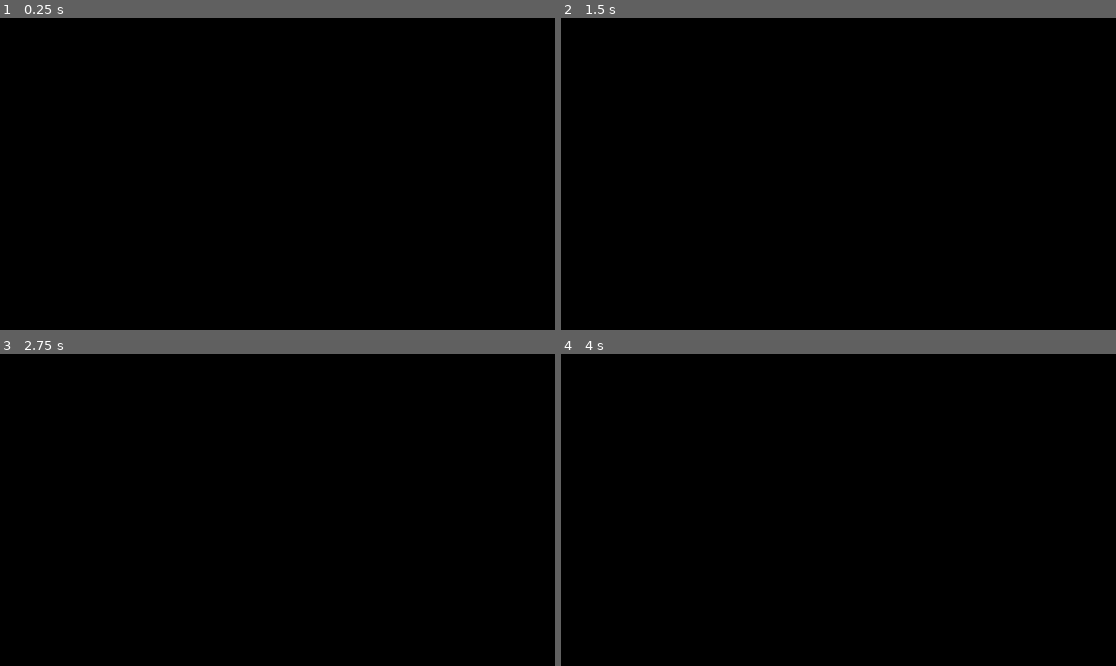
Above: before the commit, frames 1-4 (two rows, left to right).
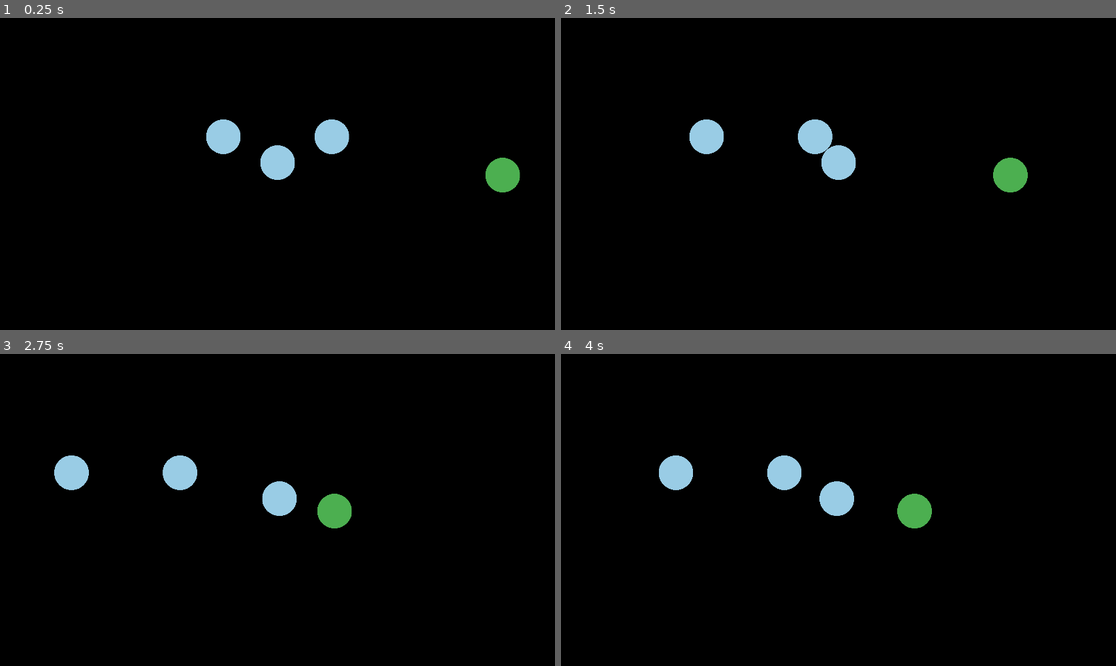
Above: after the commit, the same moments.

Repository: unfrgivn/wilds-of-cloverhollow
Game: Godot game, scene res://game/scenes/areas/cloverhollow/Area_Cloverhollow_Town.tscn
Two runs of this game, one before a commit and one after it. Both use one fixed random seed, a clock stepped at 60 frames per second and the inputs below. This scene is started directly instead of the project's main scene.
Inputs (mouse positions are in pixels of both pictures, inside the frame that each line leads up to):
- Up to frame 1 (0.25 s): no input
- Up to frame 2 (1.5 s): move the mouse to (960, 158) at 0.52 s; hold D (move_right) 0.53-1.25 s; hold E (interact) 0.53-1.25 s; click (960, 158) at 0.67 s; drag from (727, 189) to (810, 236) at 1.27 s
- Up to frame 3 (2.75 s): move the mouse to (333, 441) at 2.02 s; hold D (move_right) from 2.03 s (still down); hold E (interact) from 2.03 s (still down)
- Up to frame 4 (4 s): release D (move_right) at 2.75 s; release E (interact) at 2.75 s; drag from (810, 572) to (672, 463) at 2.77 s; move the mouse to (1005, 556) at 3.52 s; hold A (move_left) from 3.53 s (still down); hold E (interact) from 3.53 s (still down)

The runs differ from the first frame. In frame 1, 2.2% of the frame differs, in the area x 37-94%, y 32-56%; in frame 2, 2.2%, in the area x 23-85%, y 32-56%; in frame 3, 2.2%; in frame 4, 2.2%.

Commit message:
Milestone 18: Cloverhollow sprites + battle background

Diff:
--- /dev/null
+++ b/art/recipes/battle_backgrounds/cloverhollow/town_square.json
@@ -0,0 +1,10 @@
+{
+  "id": "town_square",
+  "type": "battle_background",
+  "biome": "cloverhollow",
+  "colors": {
+    "sky": "sky_day",
+    "ground": "grass_base",
+    "features": "stone_light"
+  }
+}
--- /dev/null
+++ b/art/recipes/characters/fae.json
@@ -0,0 +1,8 @@
+{
+  "id": "fae",
+  "type": "character",
+  "category": "character",
+  "parts": [
+    { "type": "sphere", "radius": 0.5, "pos": [0, 0.5, 0], "scale": [0.8, 1.6, 0.8], "color": "hero_blue" }
+  ]
+}
--- /dev/null
+++ b/art/recipes/characters/npc_citizen.json
@@ -0,0 +1,8 @@
+{
+  "id": "npc_citizen",
+  "type": "character",
+  "category": "character",
+  "parts": [
+    { "type": "sphere", "radius": 0.5, "pos": [0, 0.5, 0], "scale": [0.9, 1.5, 0.9], "color": "wood_light" }
+  ]
+}
--- a/game/data/encounters/test_encounter.tres
+++ b/game/data/encounters/test_encounter.tres
@@ -8,4 +8,4 @@
 enemy_ids = ["slime_a", "slime_b"]
 battle_scene = "res://game/scenes/battle/BattleScene.tscn"
 biome_id = "cloverhollow"
-battle_background_id = "meadow_stub"
+battle_background_id = "town_square"
--- a/game/scenes/exploration/EnemyActor.tscn
+++ b/game/scenes/exploration/EnemyActor.tscn
@@ -1,24 +1,16 @@
-[gd_scene load_steps=5 format=3]
+[gd_scene load_steps=2 format=3]
 
 [ext_resource type="Script" path="res://game/scripts/exploration/enemy_actor.gd" id="1"]
 
 [sub_resource type="SphereShape3D" id="SphereShape3D_1"]
 radius = 0.6
 
-[sub_resource type="StandardMaterial3D" id="StandardMaterial3D_1"]
-albedo_color = Color(0.85, 0.2, 0.2, 1)
-roughness = 0.6
-
-[sub_resource type="SphereMesh" id="SphereMesh_1"]
-radius = 0.4
-
 [node name="EnemyActor" type="Node3D"]
 script = ExtResource("1")
 
-[node name="Visual" type="MeshInstance3D" parent="."]
-mesh = SubResource("SphereMesh_1")
-material_override = SubResource("StandardMaterial3D_1")
-position = Vector3(0, 0.4, 0)
+[node name="AnimatedSprite3D" type="AnimatedSprite3D" parent="."]
+position = Vector3(0, 0.6, 0)
+billboard = 1
 
 [node name="TriggerArea" type="Area3D" parent="."]
 monitoring = true
--- a/game/scenes/exploration/Player.tscn
+++ b/game/scenes/exploration/Player.tscn
@@ -24,11 +24,6 @@
 [node name="CollisionShape3D" type="CollisionShape3D" parent="."]
 shape = SubResource("CapsuleShape3D_1")
 
-[node name="DebugMesh" type="MeshInstance3D" parent="."]
-mesh = SubResource("CapsuleMesh_1")
-material_override = SubResource("StandardMaterial3D_1")
-position = Vector3(0, 0.6, 0)
-
 [node name="AnimatedSprite3D" type="AnimatedSprite3D" parent="."]
 position = Vector3(0, 0.6, 0)
 billboard = 1
--- a/game/scenes/props/QuestNPC.tscn
+++ b/game/scenes/props/QuestNPC.tscn
@@ -1,14 +1,6 @@
-[gd_scene load_steps=5 format=3]
+[gd_scene load_steps=2 format=3]
 
 [ext_resource type="Script" path="res://game/scripts/interactions/quest_npc_interactable.gd" id="1"]
-
-[sub_resource type="CapsuleMesh" id="CapsuleMesh_1"]
-radius = 0.4
-height = 1.7
-
-[sub_resource type="StandardMaterial3D" id="StandardMaterial3D_1"]
-albedo_color = Color(0.2, 0.4, 0.8, 1)
-roughness = 0.5
 
 [sub_resource type="CylinderShape3D" id="CylinderShape3D_1"]
 height = 1.7
@@ -26,10 +18,9 @@
 start_item_quantity = 1
 prompt_text = "Talk"
 
-[node name="Visual" type="MeshInstance3D" parent="."]
-transform = Transform3D(1, 0, 0, 0, 1, 0, 0, 0, 1, 0, 0.85, 0)
-mesh = SubResource("CapsuleMesh_1")
-material_override = SubResource("StandardMaterial3D_1")
+[node name="AnimatedSprite3D" type="AnimatedSprite3D" parent="."]
+position = Vector3(0, 0.6, 0)
+billboard = 1
 
 [node name="InteractArea" type="Area3D" parent="."]
 collision_layer = 2
--- a/game/scripts/exploration/enemy_actor.gd
+++ b/game/scripts/exploration/enemy_actor.gd
@@ -7,18 +7,35 @@
 @export var return_scene := ""
 @export var trigger_enabled := true
 
+const SPRITE_DIR := "res://game/assets/sprites/enemies/enemy_slime"
+const SPRITE_ID := "enemy_slime"
+const SPRITE_LOADER := preload("res://game/scripts/exploration/sprite_frames_loader.gd")
+
 var _origin := Vector3.ZERO
 var _direction := 1.0
 
+@onready var animated_sprite: AnimatedSprite3D = $AnimatedSprite3D
 @onready var _encounter_manager = get_node_or_null("/root/EncounterManager")
 
 
 func _ready() -> void:
 	_origin = global_position
+	_load_sprite_frames()
 	if return_scene.is_empty():
 		var current_scene = get_tree().current_scene
 		if current_scene != null:
 			return_scene = current_scene.scene_file_path
+
+
+func _load_sprite_frames() -> void:
+	if animated_sprite == null:
+		return
+	var frames = SPRITE_LOADER.build_frames(SPRITE_DIR, SPRITE_ID)
+	if frames == null:
+		return
+	animated_sprite.sprite_frames = frames
+	if frames.has_animation("idle_s"):
+		animated_sprite.play("idle_s")
 
 
 func _physics_process(delta: float) -> void:
--- a/game/scripts/exploration/player.gd
+++ b/game/scripts/exploration/player.gd
@@ -1,6 +1,10 @@
 extends CharacterBody3D
 
 @export var move_speed := 4.0
+
+const SPRITE_DIR := "res://game/assets/sprites/characters/fae"
+const SPRITE_ID := "fae"
+const SPRITE_LOADER := preload("res://game/scripts/exploration/sprite_frames_loader.gd")
 
 enum Facing { E, SE, S, SW, W, NW, N, NE }
 
@@ -37,10 +41,21 @@
 
 func _ready() -> void:
 	motion_mode = CharacterBody3D.MOTION_MODE_FLOATING
+	_load_sprite_frames()
 	_update_animation(false)
 
 
+func _load_sprite_frames() -> void:
+	if animated_sprite == null:
+		return
+	var frames = SPRITE_LOADER.build_frames(SPRITE_DIR, SPRITE_ID)
+	if frames == null:
+		return
+	animated_sprite.sprite_frames = frames
+
+
 func _physics_process(_delta: float) -> void:
+
 	var input_vector = _get_input_vector()
 	var move_direction = Vector3(input_vector.x, 0.0, input_vector.y)
 
--- /dev/null
+++ b/game/scripts/exploration/sprite_frames_loader.gd
@@ -0,0 +1,60 @@
+class_name SpriteFramesLoader
+extends RefCounted
+
+const DIRECTIONS := ["N", "NE", "E", "SE", "S", "SW", "W", "NW"]
+const ANIMATIONS := ["idle", "walk"]
+
+
+static func build_frames(base_dir: String, sprite_id: String, frame_rate: float = 8.0) -> SpriteFrames:
+	if base_dir.is_empty() or sprite_id.is_empty():
+		return null
+
+	var frames := SpriteFrames.new()
+	var total_frames := 0
+
+	for anim in ANIMATIONS:
+		for direction in DIRECTIONS:
+			var prefix = "%s_%s_%s" % [sprite_id, anim, direction]
+			var files = _collect_files(base_dir, prefix)
+			if files.is_empty():
+				continue
+			var anim_name = "%s_%s" % [anim, direction.to_lower()]
+			if not frames.has_animation(anim_name):
+				frames.add_animation(anim_name)
+				frames.set_animation_speed(anim_name, frame_rate)
+				frames.set_animation_loop(anim_name, true)
+			for file_name in files:
+				var texture_path = "%s/%s" % [base_dir, file_name]
+				var texture = _load_texture(texture_path)
+				if texture != null:
+					frames.add_frame(anim_name, texture)
+					total_frames += 1
+
+	if total_frames == 0:
+		return null
+	return frames
+
+
+static func _load_texture(texture_path: String) -> Texture2D:
+	var image := Image.new()
+	var result = image.load(texture_path)
+	if result != OK:
+		return null
+	return ImageTexture.create_from_image(image)
+
+
+static func _collect_files(base_dir: String, prefix: String) -> Array[String]:
+	var dir = DirAccess.open(base_dir)
+	if dir == null:
+		return []
+
+	var files: Array[String] = []
+	dir.list_dir_begin()
+	var file_name = dir.get_next()
+	while file_name != "":
+		if not dir.current_is_dir() and file_name.ends_with(".png") and file_name.begins_with(prefix):
+			files.append(file_name)
+		file_name = dir.get_next()
+	dir.list_dir_end()
+	files.sort()
+	return files
--- a/game/scripts/interactions/quest_npc_interactable.gd
+++ b/game/scripts/interactions/quest_npc_interactable.gd
@@ -1,5 +1,9 @@
 class_name QuestNPCInteractable
 extends Interactable
+
+const SPRITE_DIR := "res://game/assets/sprites/characters/npc_citizen"
+const SPRITE_ID := "npc_citizen"
+const SPRITE_LOADER := preload("res://game/scripts/exploration/sprite_frames_loader.gd")
 
 @export var quest_id: String = ""
 @export var speaker_name: String = "Villager"
@@ -13,9 +17,26 @@
 @export var start_item_id: String = ""
 @export var start_item_quantity: int = 1
 
+@onready var animated_sprite: AnimatedSprite3D = $AnimatedSprite3D
 @onready var _dialogue_manager = get_node("/root/DialogueManager")
 @onready var _quest_log = get_node_or_null("/root/QuestLog")
 @onready var _game_state = get_node("/root/GameState")
+
+
+func _ready() -> void:
+	super._ready()
+	_load_sprite_frames()
+
+
+func _load_sprite_frames() -> void:
+	if animated_sprite == null:
+		return
+	var frames = SPRITE_LOADER.build_frames(SPRITE_DIR, SPRITE_ID)
+	if frames == null:
+		return
+	animated_sprite.sprite_frames = frames
+	if frames.has_animation("idle_s"):
+		animated_sprite.play("idle_s")
 
 
 func interact(_interactor: Node) -> void:
--- /dev/null
+++ b/game/tests/unit/test_sprite_frames_loader.gd
@@ -0,0 +1,12 @@
+extends "res://addons/gut/test.gd"
+
+var loader_script = preload("res://game/scripts/exploration/sprite_frames_loader.gd")
+
+
+func test_loads_fae_sprite_frames() -> void:
+	var frames = loader_script.build_frames("res://game/assets/sprites/characters/fae", "fae")
+	assert_true(frames != null)
+	assert_true(frames.has_animation("idle_s"))
+	assert_true(frames.has_animation("walk_s"))
+	assert_true(frames.get_frame_count("idle_s") > 0)
+	assert_true(frames.get_frame_count("walk_s") > 0)
--- a/tests/scenarios/town_smoke.json
+++ b/tests/scenarios/town_smoke.json
@@ -26,6 +26,7 @@
     {"type": "wait_frames", "frames": 60},
     {"type": "capture_checkpoint", "label": "after_house_return"},
     {"type": "move_to", "x": 8.0, "z": 0.0, "tolerance": 0.4, "timeout_frames": 900},
-    {"type": "wait_frames", "frames": 60}
+    {"type": "wait_frames", "frames": 60},
+    {"type": "capture_checkpoint", "label": "battle_start"}
   ]
 }
--- /dev/null
+++ b/tools/godot/generate_battle_background.gd
@@ -0,0 +1,72 @@
+extends SceneTree
+
+const OUTPUT_SIZE := Vector2i(1920, 1080)
+
+func _init() -> void:
+	var args = OS.get_cmdline_user_args()
+	var recipe_path := ""
+	for i in range(args.size()):
+		if args[i] == "--recipe" and i + 1 < args.size():
+			recipe_path = args[i + 1]
+	if recipe_path.is_empty():
+		print("Error: --recipe argument required")
+		quit(1)
+		return
+	generate_background(recipe_path)
+	quit(0)
+
+func generate_background(recipe_path: String) -> void:
+	var file = FileAccess.open(recipe_path, FileAccess.READ)
+	if not file:
+		print("Error: Could not open recipe file: " + recipe_path)
+		quit(1)
+		return
+
+	var json = JSON.new()
+	var error = json.parse(file.get_as_text())
+	if error != OK:
+		print("Error: JSON Parse Error")
+		quit(1)
+		return
+
+	var data = json.data
+	var bg_id = data.get("id", "unknown")
+	var biome = data.get("biome", "cloverhollow")
+	var palette = load_palette("res://art/palettes/" + biome + ".palette.json")
+
+	var runtime_dir = "res://game/assets/battle_backgrounds/" + biome + "/" + bg_id
+	DirAccess.make_dir_recursive_absolute(ProjectSettings.globalize_path(runtime_dir))
+
+	var img = make_background(data, palette)
+	var filename = "bg.png"
+	img.save_png(runtime_dir + "/" + filename)
+	print("Saved " + filename)
+
+func make_background(data: Dictionary, palette: Dictionary) -> Image:
+	var img = Image.create(OUTPUT_SIZE.x, OUTPUT_SIZE.y, false, Image.FORMAT_RGBA8)
+
+	var colors = data.get("colors", {})
+	var sky_color = resolve_color(colors.get("sky", ""), palette, Color(0.4, 0.6, 0.9))
+	var ground_color = resolve_color(colors.get("ground", ""), palette, Color(0.3, 0.8, 0.3))
+
+	img.fill(sky_color)
+
+	var horizon_y = int(OUTPUT_SIZE.y * 0.6)
+	for y in range(horizon_y, OUTPUT_SIZE.y):
+		for x in range(OUTPUT_SIZE.x):
+			img.set_pixel(x, y, ground_color)
+
+	return img
+
+func resolve_color(color_name: String, palette: Dictionary, default: Color) -> Color:
+	if palette.has(color_name):
+		return Color(palette[color_name])
+	return default
+
+func load_palette(path: String) -> Dictionary:
+	var file = FileAccess.open(path, FileAccess.READ)
+	if not file:
+		return {}
+	var json = JSON.new()
+	json.parse(file.get_as_text())
+	return json.data.get("colors", {})
--- a/tools/godot/generate_character_sprites.gd
+++ b/tools/godot/generate_character_sprites.gd
@@ -31,11 +31,17 @@
 
 	var data = json.data
 	var char_id = data.get("id", "unknown")
+	var category = data.get("category", "enemy")
 	var palette = load_palette("res://art/palettes/cloverhollow.palette.json")
 	var sprite_color = resolve_sprite_color(data, palette)
 
 	var export_dir = "res://art/exports/sprites/" + char_id
-	var runtime_dir = "res://game/assets/sprites/enemies/" + char_id
+	var runtime_dir = ""
+	if category == "character":
+		runtime_dir = "res://game/assets/sprites/characters/" + char_id
+	else:
+		runtime_dir = "res://game/assets/sprites/enemies/" + char_id
+
 	DirAccess.make_dir_recursive_absolute(ProjectSettings.globalize_path(export_dir))
 	DirAccess.make_dir_recursive_absolute(ProjectSettings.globalize_path(runtime_dir))
 
Binary file changed: game/assets/battle_backgrounds/cloverhollow/meadow_stub/bg.png
Binary file added: game/assets/battle_backgrounds/cloverhollow/town_square/bg.png
Binary file added: game/assets/sprites/characters/fae/fae_battle_idle_L.png
Binary file added: game/assets/sprites/characters/fae/fae_battle_idle_R.png
Binary file added: game/assets/sprites/characters/fae/fae_idle_E.png
Binary file added: game/assets/sprites/characters/fae/fae_idle_N.png
Binary file added: game/assets/sprites/characters/fae/fae_idle_NE.png
Binary file added: game/assets/sprites/characters/fae/fae_idle_NW.png
Binary file added: game/assets/sprites/characters/fae/fae_idle_S.png
Binary file added: game/assets/sprites/characters/fae/fae_idle_SE.png
Binary file added: game/assets/sprites/characters/fae/fae_idle_SW.png
Binary file added: game/assets/sprites/characters/fae/fae_idle_W.png
(and 103 more such lines)
